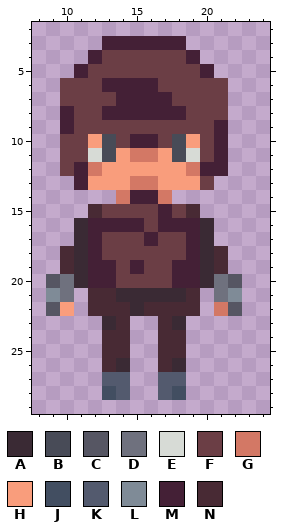
Edited in one commit: pixel-art sprite (resource/bodysoldier2.png). This is how it looked before the edit.
The file is 32x32 pixels. Colours within 5 levels of each other are drawn and written as one. Shown: x 8..24, y 2..29.
Palette (. is transparent): A #3a2a34  B #484b57  C #565663  D #6f717e  E #d7dbd6  F #6b3e45  G #d37865  H #f99d7c  J #424e61  K #535a6e  L #7f8b97  M #442036  N #482a34
Pixels before, first column x 9:
 3 ....MMMMMM....
 4 ...MFFFFFFM...
 5 ..MFFFFFFFFM..
 6 .FFFMMMMFFFFF.
 7 .FFFFMMMMFFFF.
 8 .MFFMMMMMMFFF.
 9 .MFFFFFFFFFFM.
10 .FFHBFMMFBHFM.
11 .FFEBHGGHBEFM.
12 .FMGHHHHHHGMM.
13 ..MHHHGGHHHF..
14 .....GMMG.....
15 ...NFFFFMFN...
16 ..AMMMMFMMMA..
17 ..AMFFFMFFMA..
18 .NAMFFFFFFMAN.
19 .NAMMFMFFMMAN.
20 CDAMMFFFFMMADC
21 LD.NNAAAAAN.DL
22 CH.NNNANNNN.GC
23 ....AN..NA....
24 ....NN..NN....
25 ....NN..NN....
26 ....NA..NA....
27 ....KK..KK....
28 ....JK..KJ....
After the commit:
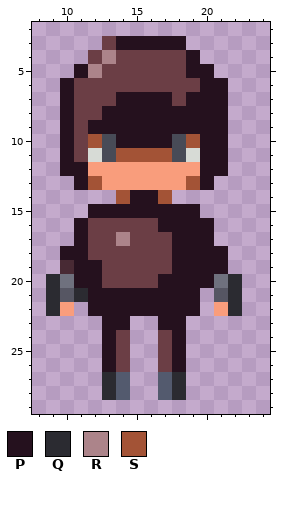
Colours new in this view: P #25111e  Q #2b2b31  R #ac848a  S #a35336
The exact change:
Changed rows in their new state; - is an unchanged pixel.
first column x 9:
 3 ----FPPPPP----
 4 ---FR-----P---
 5 --PR------PP--
 6 -P--FFFF---PP-
 7 -P---PPPP-PPP-
 8 -P--PPPPPPPPP-
 9 -P-PPPPPPPPPP-
10 -P-S-PPPP-SPP-
11 -P---SSSS--PP-
12 -PPH------HPP-
13 --PS--HH--SP--
14 -----SPPS-----
15 ---PPPPPPPP---
16 --PFFFF-PPPP--
17 --PF-R-F-PPP--
18 -PPF-----PPPP-
19 --PPF-F--PPPP-
20 Q-PPF---PPPP-Q
21 QCQPPPPPPPP-CQ
22 Q--PPPPPPPP-HQ
23 ----PP--PP----
24 ----PF--FP----
25 ----PF--FP----
26 ----PF--FP----
27 ----Q----Q----
28 ----Q----Q----
Pixel boxes of the changes (left, top, right, bottom) in both pictures:
changed: (46, 36, 242, 400)
